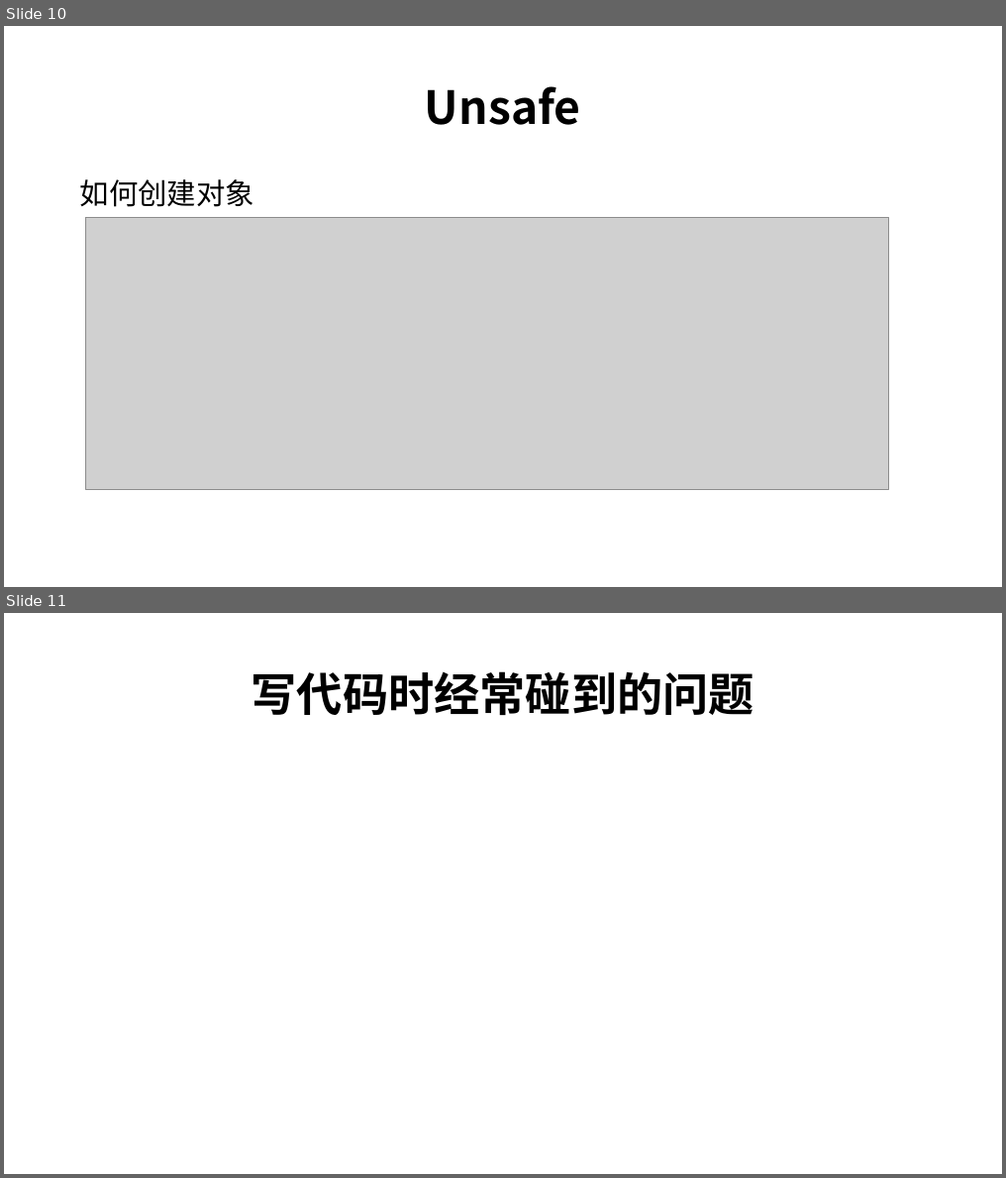
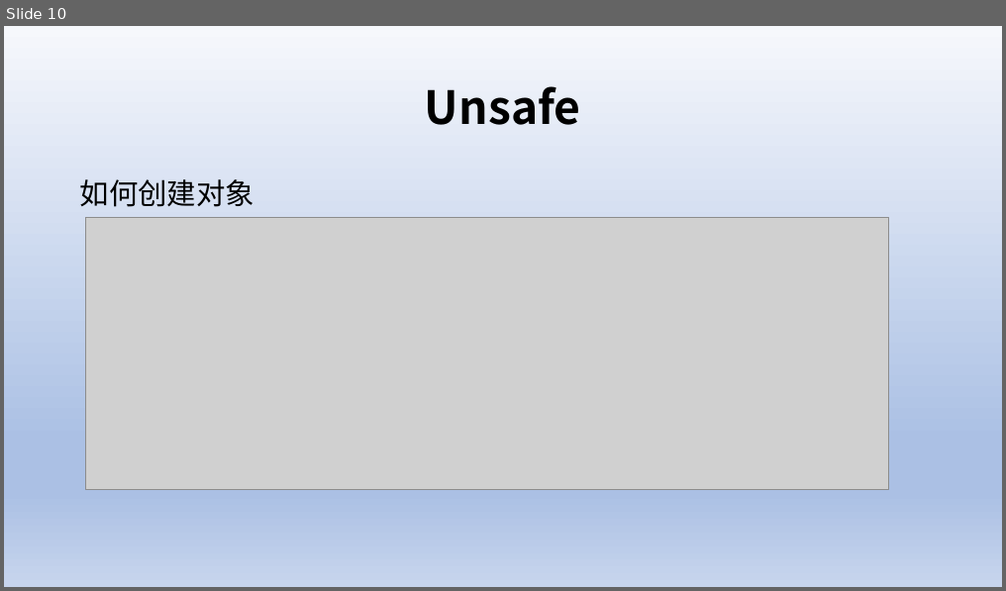
Before and after one commit to ywendy/test, a slide deck: 新建 Microsoft PowerPoint 演示文稿.pptx. Shown one above the other, each under a label of ours: slides 10 and 11 before the commit, slide 10 after it. The pictures are 1006x1178 and 1006x591 pixels, drawn with LibreOffice and Linux fonts; fonts in the diff are those of the drawing; grey boxes stand for pictures. Boxes give left, top, right and bottom in pixels: in the first picture for what was removed or moved away, otherwise in the second. Text is boxed around its words. In the diff, an @@ line names an element or a change of style, - is before the commit and + after.

```diff
--- a/新建 Microsoft PowerPoint 演示文稿.pptx
+++ b/新建 Microsoft PowerPoint 演示文稿.pptx
@@ slide 11 removed at bbox=[4, 613, 1002, 1174], background #FFFFFF @@
@@ title removed at bbox=[252, 671, 754, 715] @@
-写代码时经常碰到的问题
@@ slide 10 changed as well @@
@@ background #FFFFFF to gradient #F6F8FC to #ABC0E4 to #C7D5ED @@
```
Also in this commit, not shown: 9 other slides changed, 6 slides added, 7 other files.
